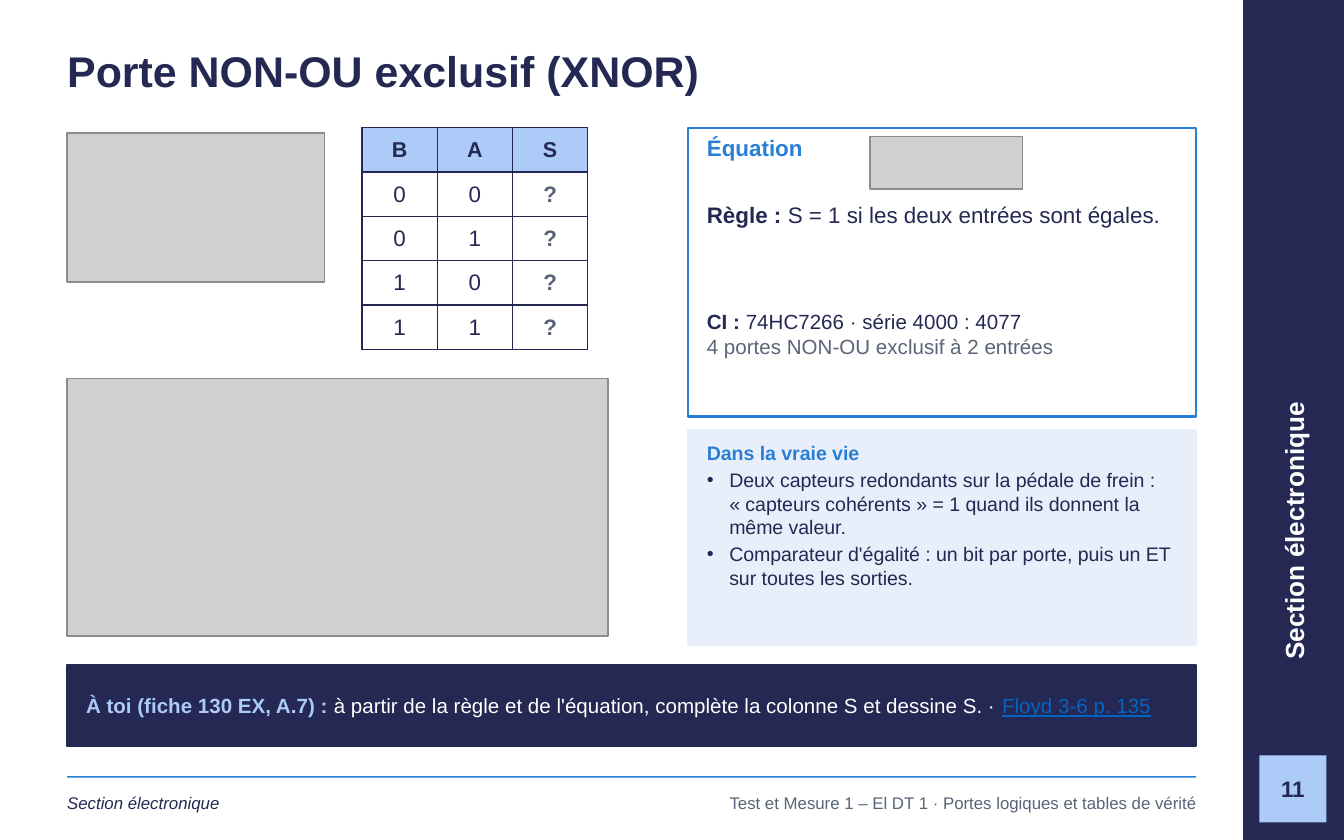
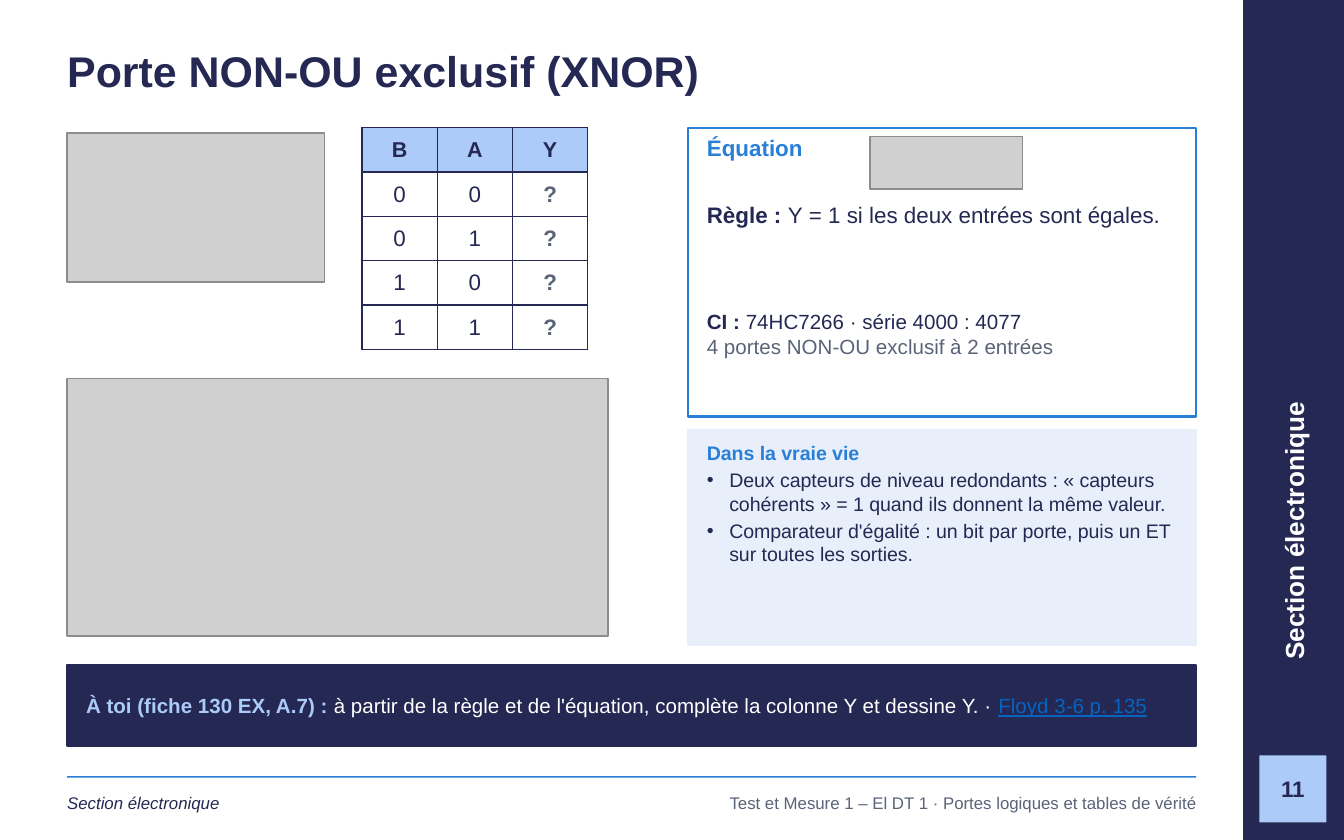
Before and after one commit to GlemoineETML/cours-etml, a slide deck: slide 11 of reference/tm1/semaine-1/120 Portes logiques et tables de vérité.pptx. Drawn at 1344x840 pixels with LibreOffice and Linux fonts; fonts in the diff are those of the drawing; grey boxes stand for pictures; background and template pictures are left out. Boxes give left, top, right and bottom in pixels: in the first picture for what was removed or moved away, otherwise in the second. Text is boxed around its words. In the diff, an @@ line names an element or a change of style, - is before the commit and + after.

```diff
--- a/reference/tm1/semaine-1/120 Portes logiques et tables de vérité.pptx
+++ b/reference/tm1/semaine-1/120 Portes logiques et tables de vérité.pptx
@@ table at <box>362,128,587,339</box> @@
-row 1, column 3: S
+row 1, column 3: Y
@@ text at <box>707,206,1160,228</box>: text changed @@
-Règle : S = 1 si les deux entrées sont égales.
+Règle : Y = 1 si les deux entrées sont égales.
@@ text at <box>729,473,1165,515</box>: text changed @@
-• Deux capteurs redondants sur la pédale de frein : « capteurs cohérents » = 1 quand ils donnent la même valeur.
+• Deux capteurs de niveau redondants : « capteurs cohérents » = 1 quand ils donnent la même valeur.
@@ text at <box>86,697,1147,718</box>: text changed @@
-À toi (fiche 130 EX, A.7) : à partir de la règle et de l'équation, complète la colonne S et dessine S. · Floyd 3-6 p. 135
+À toi (fiche 130 EX, A.7) : à partir de la règle et de l'équation, complète la colonne Y et dessine Y. · Floyd 3-6 p. 135
```
Also in this commit, not shown: 16 other slides changed, 1 slide removed, 4 other files.
